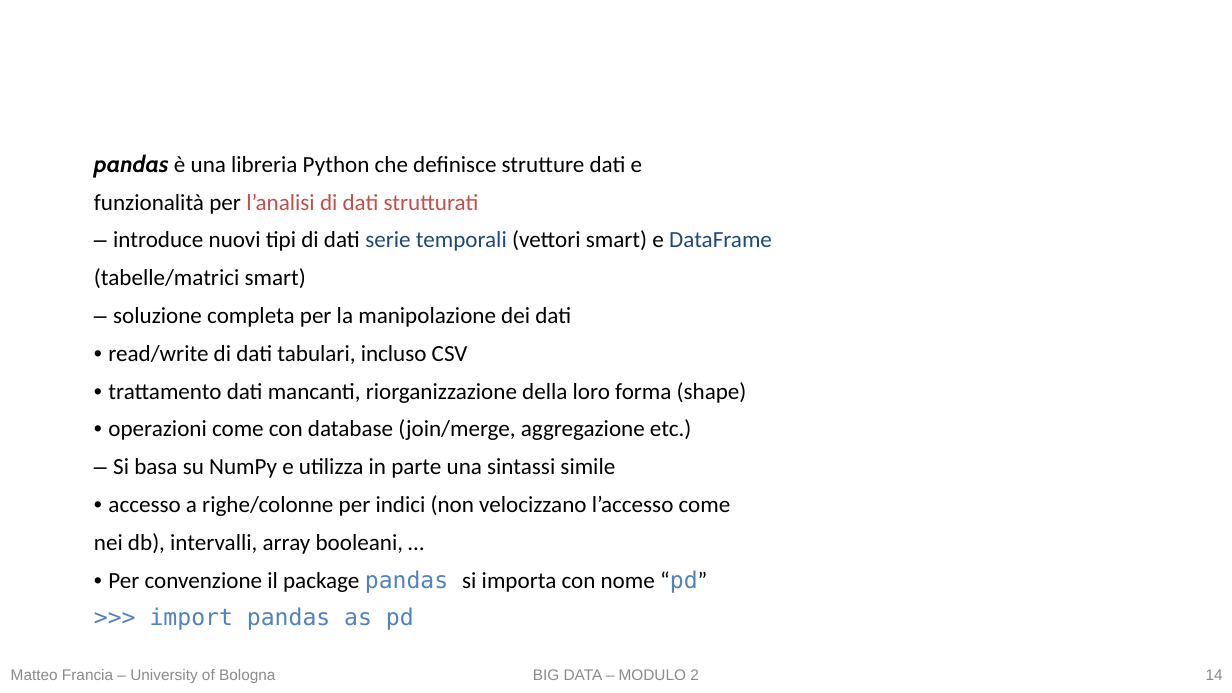
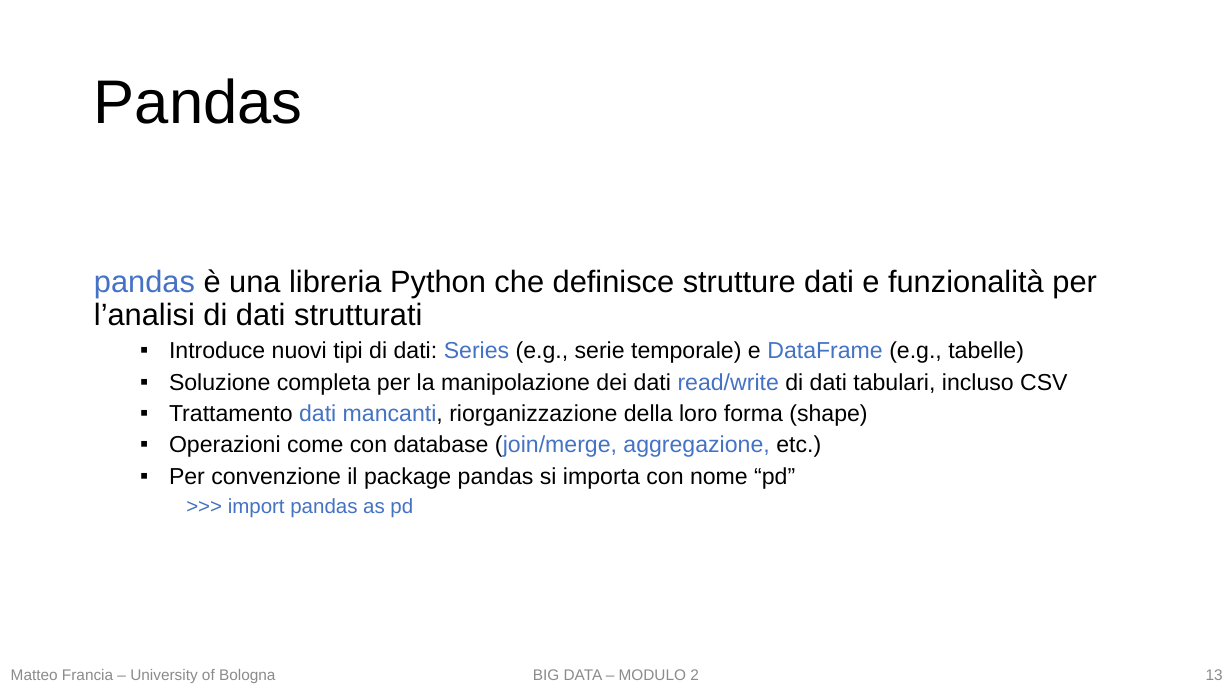
Before and after one commit to w4bo/teaching-handsondatapipelines, a slide deck: slide 13 of 01 - DataPreprocessing/01 - DataPreprocessing.pptx (slide 14 before the commit). Drawn at 1232x693 pixels with LibreOffice and Linux fonts; fonts in the diff are those of the drawing. Boxes give left, top, right and bottom in pixels: in the first picture for what was removed or moved away, otherwise in the second. Text is boxed around its words. In the diff, an @@ line names an element or a change of style, - is before the commit and + after.

```diff
--- a/01 - DataPreprocessing/01 - DataPreprocessing.pptx
+++ b/01 - DataPreprocessing/01 - DataPreprocessing.pptx
@@ title added at <box>94,78,303,124</box>, 48 pt, text #000000 @@
+Pandas
@@ text at <box>94,269,1097,489</box>: text changed; font Calibri to Arial @@
-pandas è una libreria Python che definisce strutture dati e
-funzionalità per l’analisi di dati strutturati
-– introduce nuovi tipi di dati serie temporali (vettori smart) e DataFrame
-(tabelle/matrici smart)
-– soluzione completa per la manipolazione dei dati
-• read/write di dati tabulari, incluso CSV
-• trattamento dati mancanti, riorganizzazione della loro forma (shape)
-• operazioni come con database (join/merge, aggregazione etc.)
-– Si basa su NumPy e utilizza in parte una sintassi simile
-• accesso a righe/colonne per indici (non velocizzano l’accesso come
-nei db), intervalli, array booleani, …
-• Per convenzione il package pandas si importa con nome “pd”
+pandas è una libreria Python che definisce strutture dati e funzionalità per l’analisi di dati strutturati
+  ▪ Introduce nuovi tipi di dati: Series (e.g., serie temporale) e DataFrame (e.g., tabelle)
+  ▪ Soluzione completa per la manipolazione dei dati read/write di dati tabulari, incluso CSV
+  ▪ Trattamento dati mancanti, riorganizzazione della loro forma (shape)
+  ▪ Operazioni come con database (join/merge, aggregazione, etc.)
+  ▪ Per convenzione il package pandas si importa con nome “pd”
@@ text at <box>228,498,413,518</box>: size 18 to 16 pt, font DejaVu Sans Mono to Arial, text colour #4F82BE to #4472C4 in ">>> import pandas as pd"; list level 1 to 3 in ">>> import pandas as pd" @@
@@ page number at <box>1206,669,1223,680</box>: text changed @@
-14
+13
```
Also in this commit, not shown: 24 other slides changed, 2 slides removed, 1 other file.
